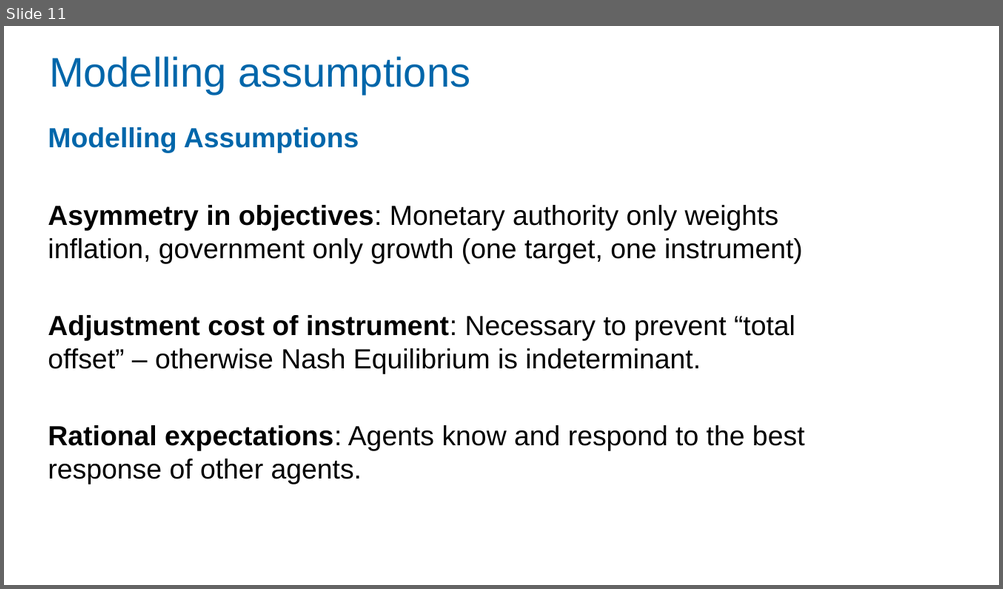
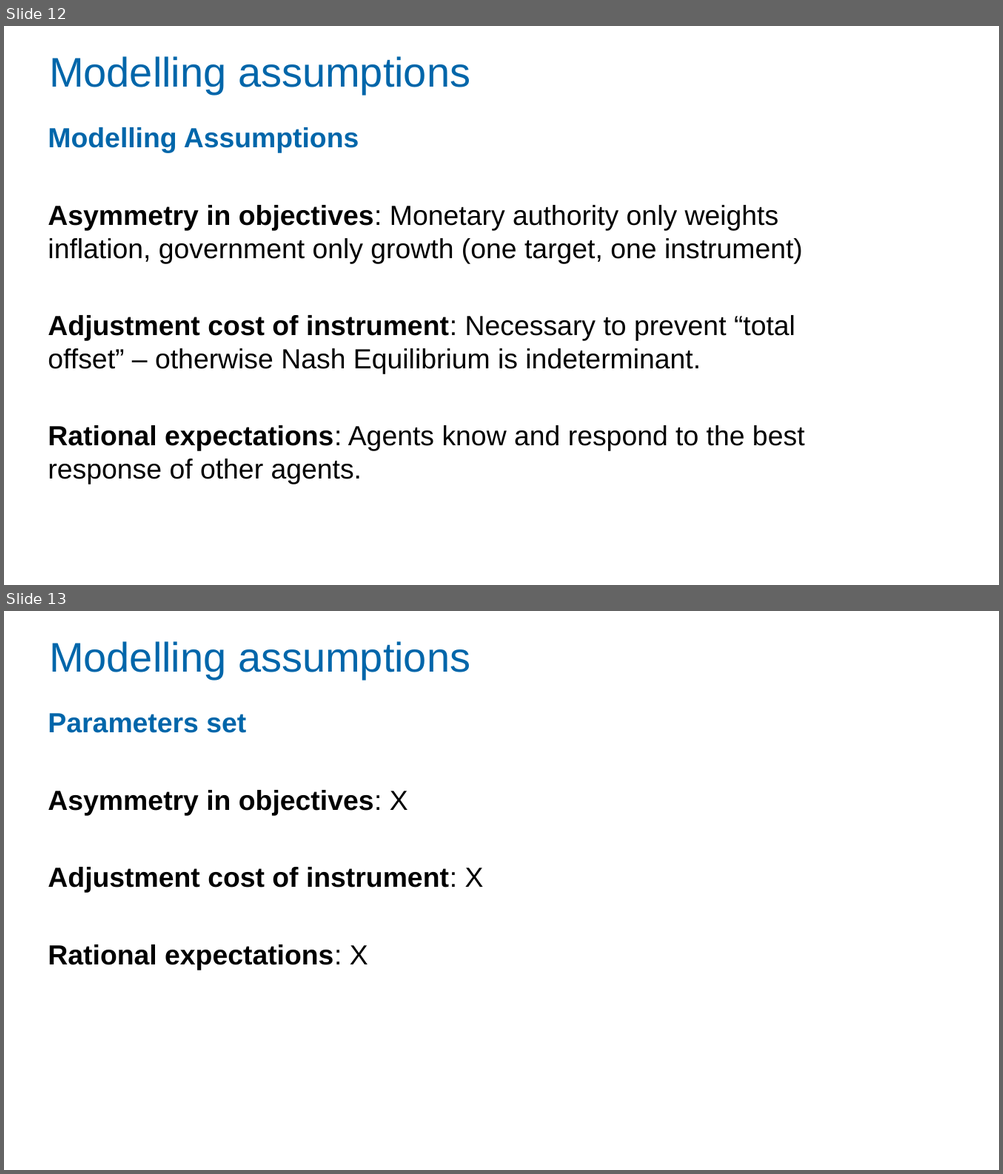
Before and after one commit to Zjub/TVHENZ, a slide deck: MF coordination/SI_game/Monetary and Fiscal Policy Coordination.pptx. Shown one above the other, each under a label of ours: slide 11 before the commit, slides 12 and 13 after it. The pictures are 1003x589 and 1003x1174 pixels, drawn with LibreOffice and Linux fonts; fonts in the diff are those of the drawing. Boxes give left, top, right and bottom in pixels: in the first picture for what was removed or moved away, otherwise in the second. Text is boxed around its words. In the diff, an @@ line names an element or a change of style, - is before the commit and + after.

```diff
--- a/MF coordination/SI_game/Monetary and Fiscal Policy Coordination.pptx
+++ b/MF coordination/SI_game/Monetary and Fiscal Policy Coordination.pptx
@@ slide 13 added at (4, 611, 999, 1170), background #FFFFFF @@
@@ title added at (49, 641, 470, 678), 30 pt, text #0066AA @@
+Modelling assumptions
@@ text added at (48, 713, 484, 971), 20 pt, text #000000, bold @@
+Parameters set
+Asymmetry in objectives: X
+Adjustment cost of instrument: X
+Rational expectations: X
@@ what was slide 11 is now slide 12 @@
```
Also in this commit, not shown: 6 slides changed, 1 other slide added, 5 other files.
